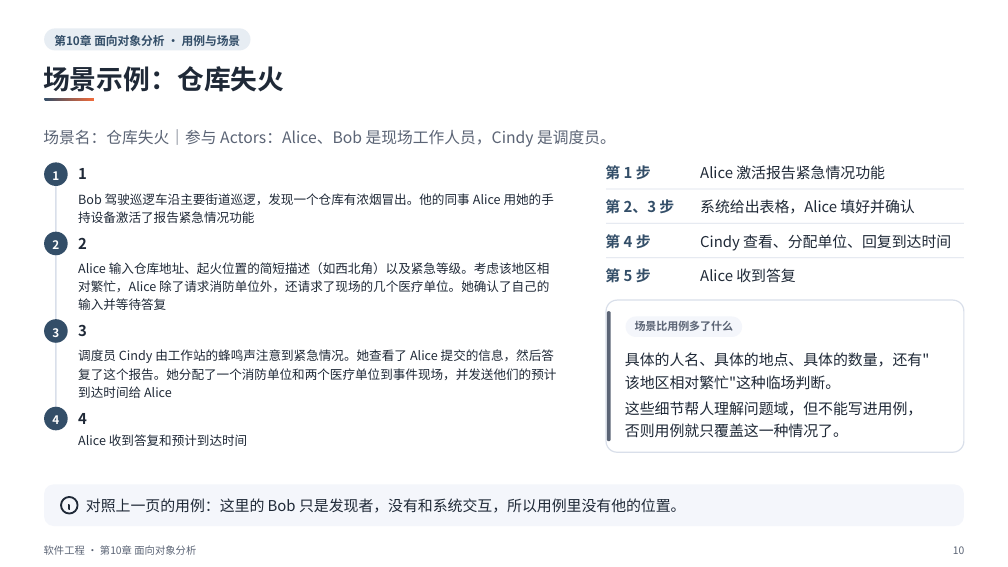
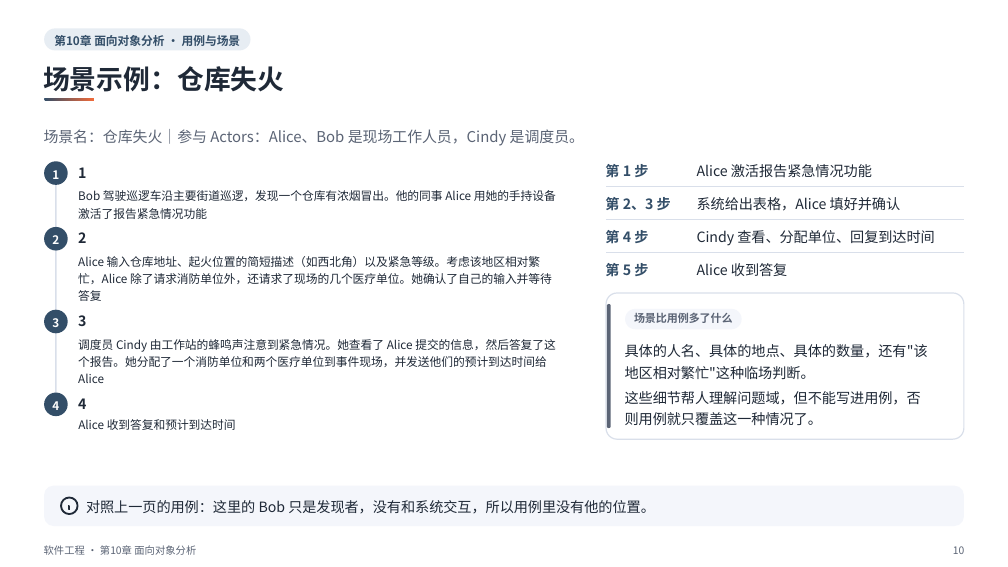
Before and after one commit to sweetcornna/JLU-remake, a slide deck: slide 10 of 大三上/软件工程/重制版PPT/第10章 面向对象分析（重制版）.pptx. Drawn at 1008x567 pixels with LibreOffice and Linux fonts; fonts in the diff are those of the drawing. Boxes give left, top, right and bottom in pixels: in the first picture for what was removed or moved away, otherwise in the second. Text is boxed around its words. In the diff, an @@ line names an element or a change of style, - is before the commit and + after.

```diff
--- a/大三上/软件工程/重制版PPT/第10章 面向对象分析（重制版）.pptx
+++ b/大三上/软件工程/重制版PPT/第10章 面向对象分析（重制版）.pptx
@@ text "场景名：仓库失火｜参与 Actors：Alice、Bob 是现场工作人员，Cindy 是调度员。" at (x1=44, y1=129, x2=584, y2=146): size 15 to 14.2 pt @@
@@ rectangle resized from (x1=55, y1=174, x2=57, y2=418) to (x1=55, y1=173, x2=57, y2=405) @@
@@ text at (x1=78, y1=190, x2=556, y2=219): text changed; size 12 to 11.2 pt @@
-Bob 驾驶巡逻车沿主要街道巡逻，发现一个仓库有浓烟冒出。他的同事 Alice 用她的手
-持设备激活了报告紧急情况功能
+Bob 驾驶巡逻车沿主要街道巡逻，发现一个仓库有浓烟冒出。他的同事 Alice 用她的手持设备
+激活了报告紧急情况功能
@@ text at (x1=78, y1=256, x2=552, y2=301): text changed; size 12 to 11.2 pt @@
-Alice 输入仓库地址、起火位置的简短描述（如西北角）以及紧急等级。考虑该地区相
-对繁忙，Alice 除了请求消防单位外，还请求了现场的几个医疗单位。她确认了自己的
-输入并等待答复
+Alice 输入仓库地址、起火位置的简短描述（如西北角）以及紧急等级。考虑该地区相对繁
+忙，Alice 除了请求消防单位外，还请求了现场的几个医疗单位。她确认了自己的输入并等待
+答复
@@ 2 texts, 2 rectangles, 1 ellipse moved together from (x1=44, y1=223, x2=964, y2=331) to (x1=44, y1=219, x2=964, y2=323) @@
@@ rounded rectangle at (x1=606, y1=293, x2=964, y2=439): proportions changed @@
@@ rounded rectangle resized from (x1=606, y1=300, x2=964, y2=452) to (x1=606, y1=293, x2=964, y2=439) @@
@@ 2 texts, 1 rounded rectangle, 1 ellipse moved together from (x1=44, y1=317, x2=743, y2=343) to (x1=44, y1=309, x2=742, y2=333) @@
@@ rounded rectangle resized from (x1=607, y1=312, x2=611, y2=442) to (x1=607, y1=304, x2=611, y2=428) @@
@@ text at (x1=78, y1=339, x2=556, y2=383): text changed; size 12 to 11.2 pt @@
-调度员 Cindy 由工作站的蜂鸣声注意到紧急情况。她查看了 Alice 提交的信息，然后答
-复了这个报告。她分配了一个消防单位和两个医疗单位到事件现场，并发送他们的预计
-到达时间给 Alice
+调度员 Cindy 由工作站的蜂鸣声注意到紧急情况。她查看了 Alice 提交的信息，然后答复了这
+个报告。她分配了一个消防单位和两个医疗单位到事件现场，并发送他们的预计到达时间给
+Alice
@@ text at (x1=625, y1=344, x2=928, y2=379): text changed; size 14.2 to 13.5 pt @@
-具体的人名、具体的地点、具体的数量，还有"
-该地区相对繁忙"这种临场判断。
+具体的人名、具体的地点、具体的数量，还有"该
+地区相对繁忙"这种临场判断。
@@ 2 texts, 1 ellipse moved together from (x1=44, y1=407, x2=87, y2=430) to (x1=44, y1=392, x2=86, y2=416) @@
@@ size 14.2 to 13.5 pt in 12 elements at (x1=605, y1=164, x2=648, y2=177), (x1=605, y1=197, x2=671, y2=210), (x1=78, y1=232, x2=86, y2=243), (x1=605, y1=230, x2=648, y2=243), (x1=697, y1=164, x2=872, y2=178), (x1=605, y1=263, x2=648, y2=276), (x1=697, y1=197, x2=901, y2=211), (x1=697, y1=230, x2=934, y2=246), (x1=697, y1=263, x2=787, y2=276), (x1=78, y1=315, x2=86, y2=326), (x1=86, y1=500, x2=655, y2=513), (x1=78, y1=398, x2=86, y2=409) @@
@@ text "Alice 收到答复和预计到达时间" moved from (x1=78, y1=434, x2=247, y2=446) to (x1=78, y1=419, x2=236, y2=430) @@
@@ text "Alice 收到答复和预计到达时间" at (x1=78, y1=419, x2=236, y2=430): size 12 to 11.2 pt @@
@@ text at (x1=625, y1=391, x2=921, y2=425): text changed; size 14.2 to 13.5 pt @@
-这些细节帮人理解问题域，但不能写进用例，
-否则用例就只覆盖这一种情况了。
+这些细节帮人理解问题域，但不能写进用例，否
+则用例就只覆盖这一种情况了。
@@ rounded rectangle at (x1=44, y1=485, x2=964, y2=526): proportions changed @@
```
Also in this commit, not shown: 28 other slides changed, 4 other files.
